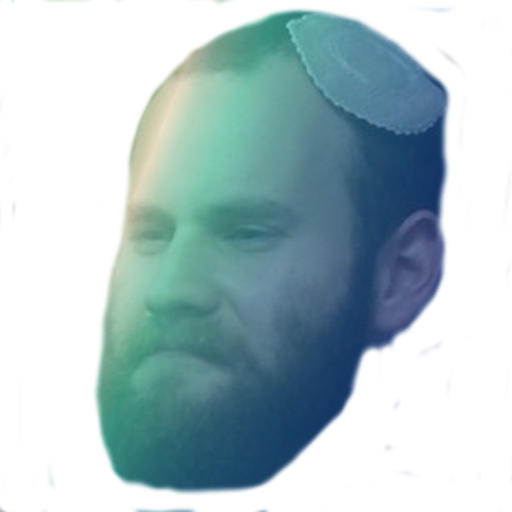
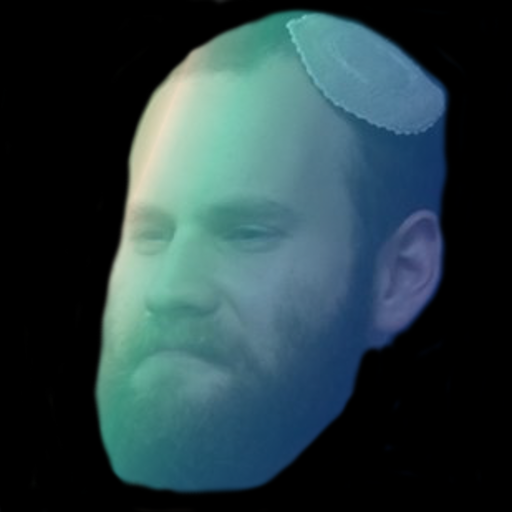
The second w=512, h=512 image is a revision of the first. Changes to its layers:
painted on "asteroid_head_04.png copy" over [0, 0, 512, 512]
painted on "asteroid_head_04.png" over [0, 0, 512, 512]
added layer "Layer" over [0, 0, 512, 512]
